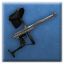
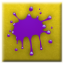
Layered file, before and after one edit (w=64, h=64). Changes by layer:
added group "marked" with 1 layers above "markergun" over (7, 6, 53, 56)
added layer "Ebene 48" in group "marked" over (7, 6, 53, 56)
hid group "markergun" (1 layers) over (7, 6, 58, 58)
hid "blue" over (1, 1, 63, 63)
showed "gold" over (1, 1, 63, 63)
